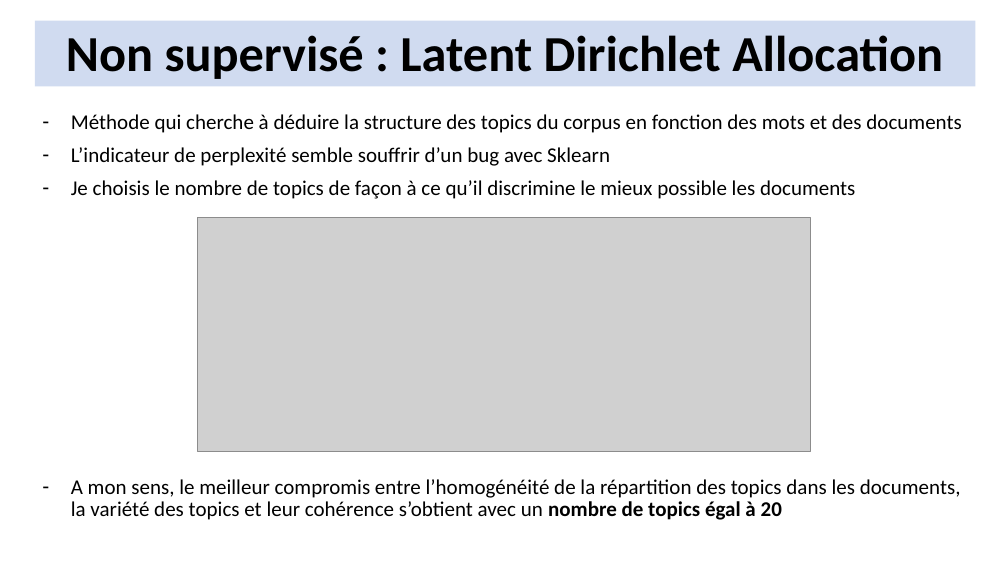
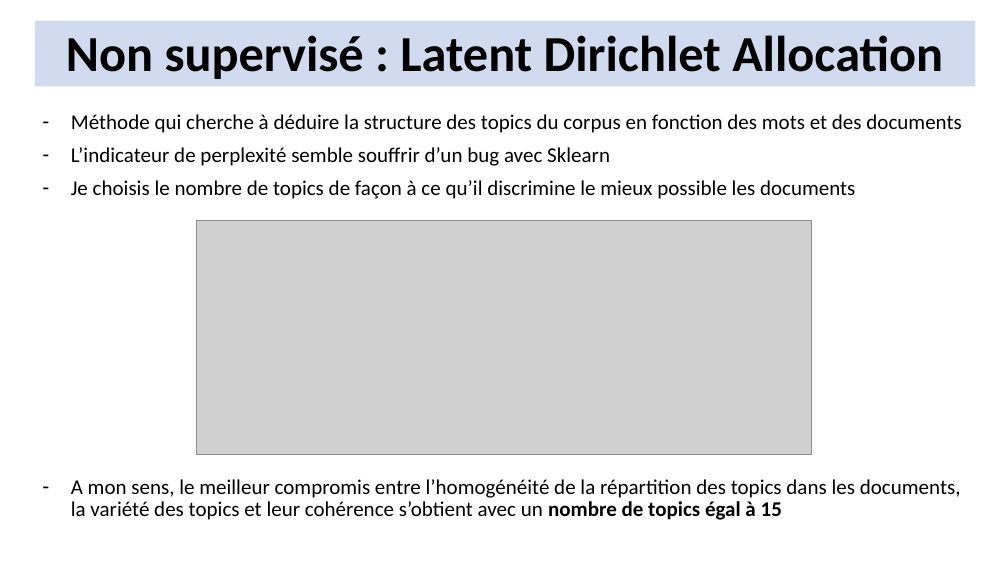
Before and after one commit to ridurand/OCR06, a slide deck: slide 11 of Catégorisez automatiquement des questions (soutenance).pptx. Drawn at 1008x567 pixels with LibreOffice and Linux fonts; fonts in the diff are those of the drawing; grey boxes stand for pictures. Boxes give left, top, right and bottom in pixels: in the first picture for what was removed or moved away, otherwise in the second. Text is boxed around its words. In the diff, an @@ line names an element or a change of style, - is before the commit and + after.

```diff
--- a/Catégorisez automatiquement des questions (soutenance).pptx
+++ b/Catégorisez automatiquement des questions (soutenance).pptx
@@ subtitle at (x1=71, y1=479, x2=961, y2=520): text changed @@
-– A mon sens, le meilleur compromis entre l’homogénéité de la répartition des topics dans les documents, la variété des topics et leur cohérence s’obtient avec un nombre de topics égal à 20
+– A mon sens, le meilleur compromis entre l’homogénéité de la répartition des topics dans les documents, la variété des topics et leur cohérence s’obtient avec un nombre de topics égal à 15
```
Also in this commit, not shown: 3 other slides changed, 6 other files.
